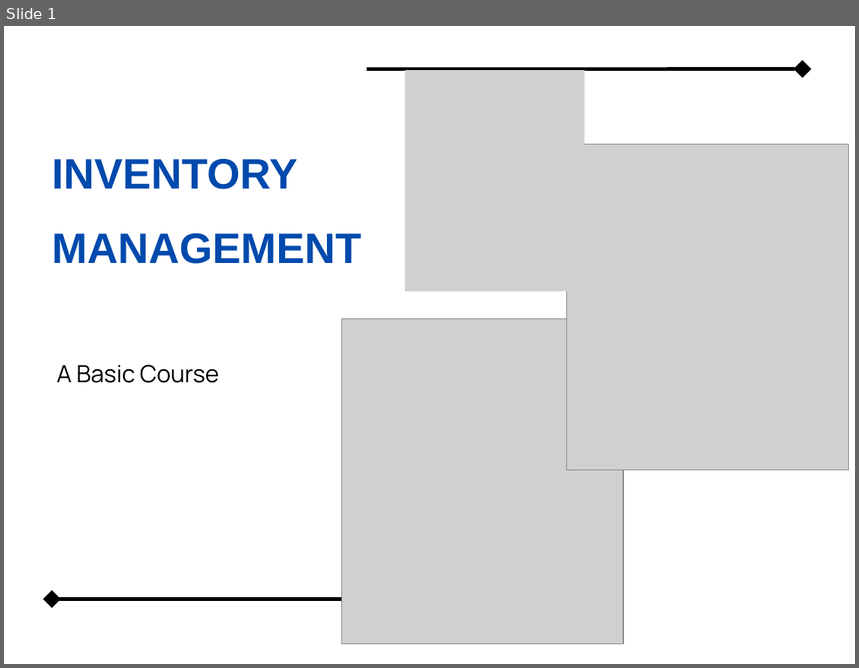
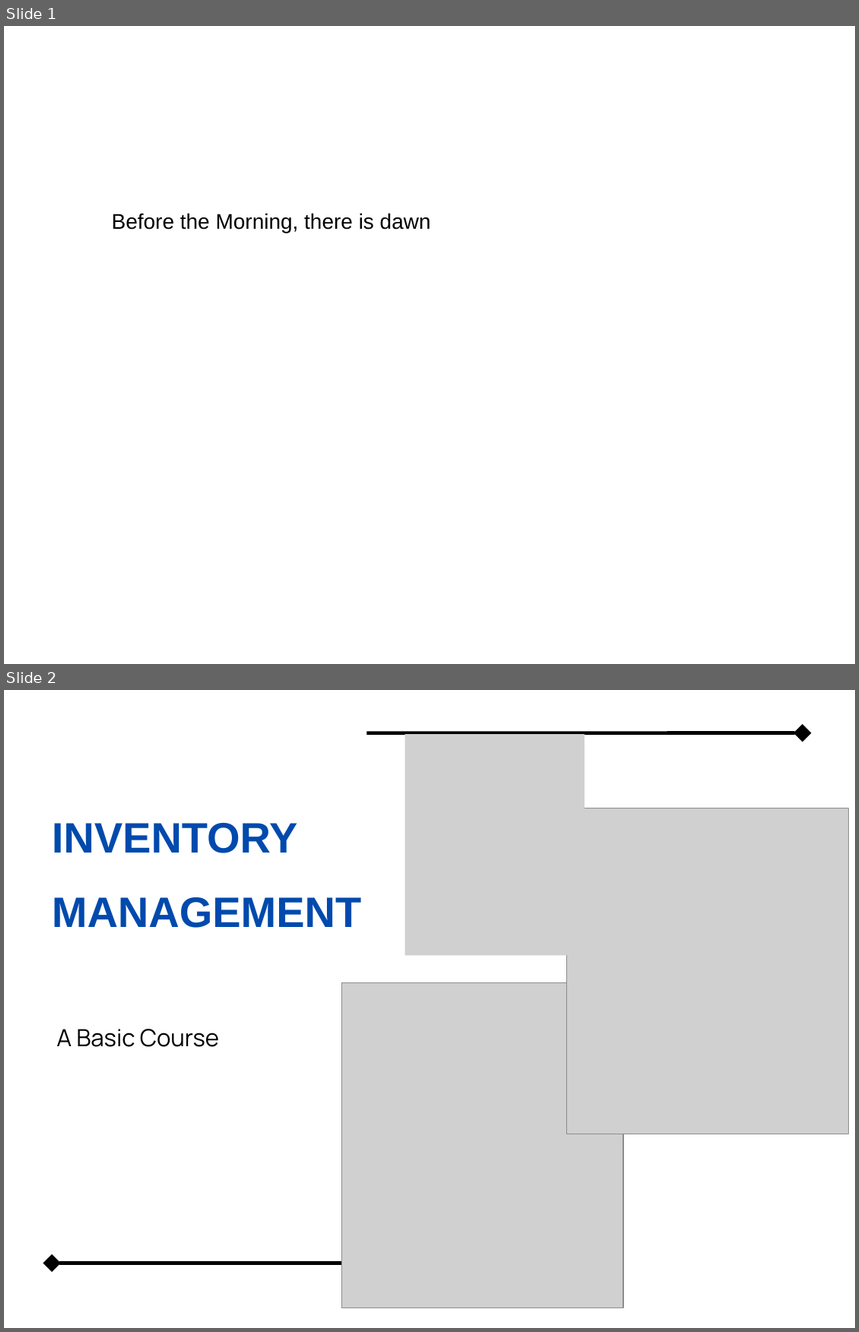
Before and after one commit to Debindradeven/inventory, a slide deck: Inventory management numericals.ppt. Shown one above the other, each under a label of ours: slide 1 before the commit, slides 1 and 2 after it. The pictures are 859x668 and 859x1332 pixels, drawn with LibreOffice and Linux fonts; fonts in the diff are those of the drawing; grey boxes stand for pictures. Boxes give left, top, right and bottom in pixels: in the first picture for what was removed or moved away, otherwise in the second. Text is boxed around its words. In the diff, an @@ line names an element or a change of style, - is before the commit and + after.

Commit message:
update 1.1

```diff
--- a/Inventory management numericals.ppt
+++ b/Inventory management numericals.ppt
@@ slide 1 added at bbox=[4, 26, 855, 664], background #FFFFFF @@
@@ text added at bbox=[112, 213, 431, 233], 18 pt, text #000000 @@
+Before the Morning, there is dawn
@@ what was slide 1 is now slide 2 @@
```
